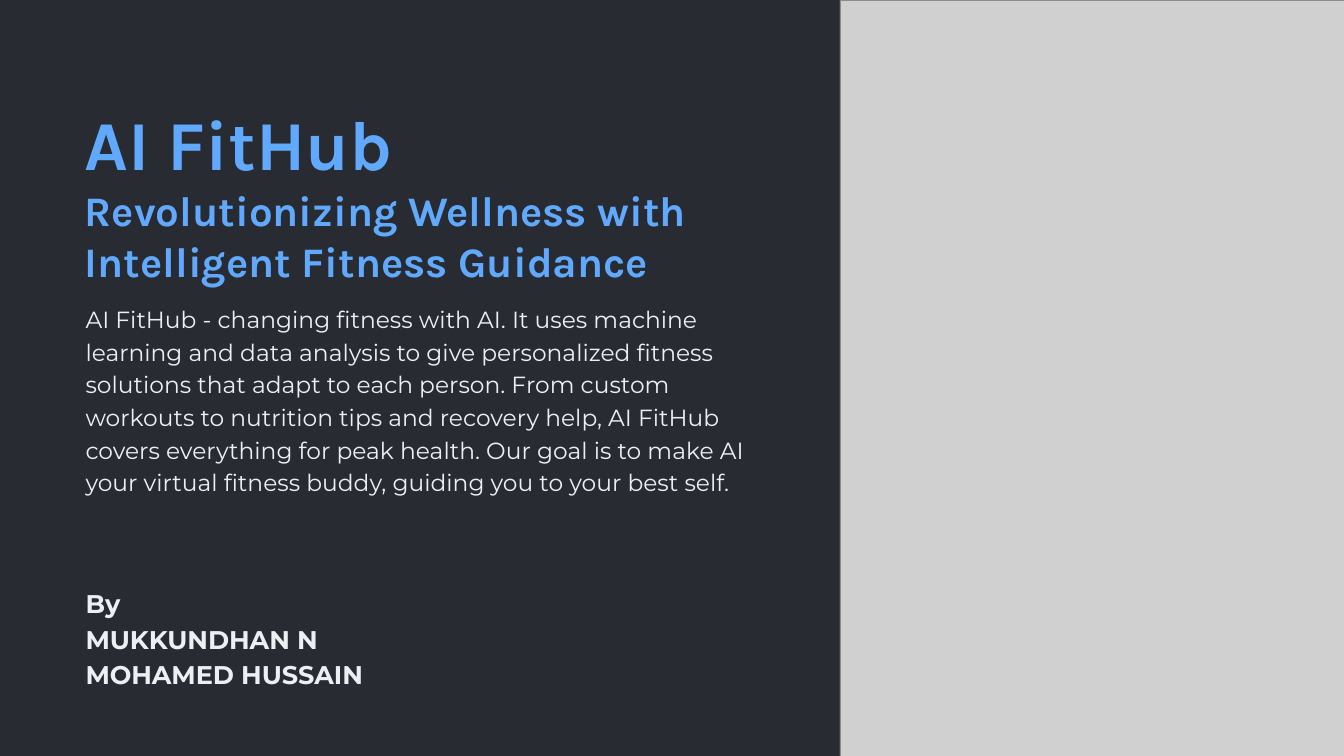
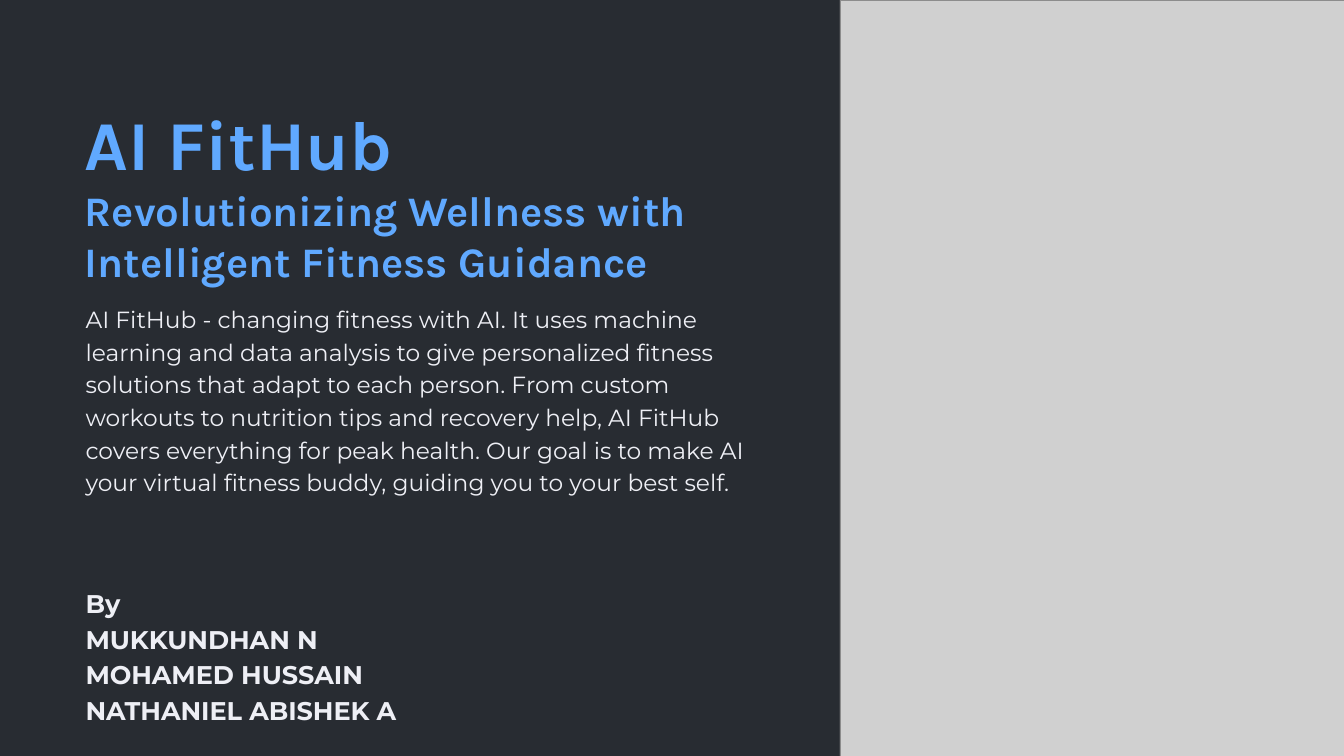
Before and after one commit to NathanielAbishek/210701173-CS19621-PRIEE, a slide deck: slide 1 of AI-FitHub-Revolutionizing-Wellness-with-Intelligent-Fitness-Guidance.pptx. Drawn at 1344x756 pixels with LibreOffice and Linux fonts; fonts in the diff are those of the drawing; grey boxes stand for pictures. Boxes give left, top, right and bottom in pixels: in the first picture for what was removed or moved away, otherwise in the second. Text is boxed around its words. In the diff, an @@ line names an element or a change of style, - is before the commit and + after.

```diff
--- a/AI-FitHub-Revolutionizing-Wellness-with-Intelligent-Fitness-Guidance.pptx
+++ b/AI-FitHub-Revolutionizing-Wellness-with-Intelligent-Fitness-Guidance.pptx
@@ text at <box>86,702,397,721</box>: paragraph added @@
+NATHANIEL ABISHEK A
```
Also in this commit, not shown: 3 other files.
